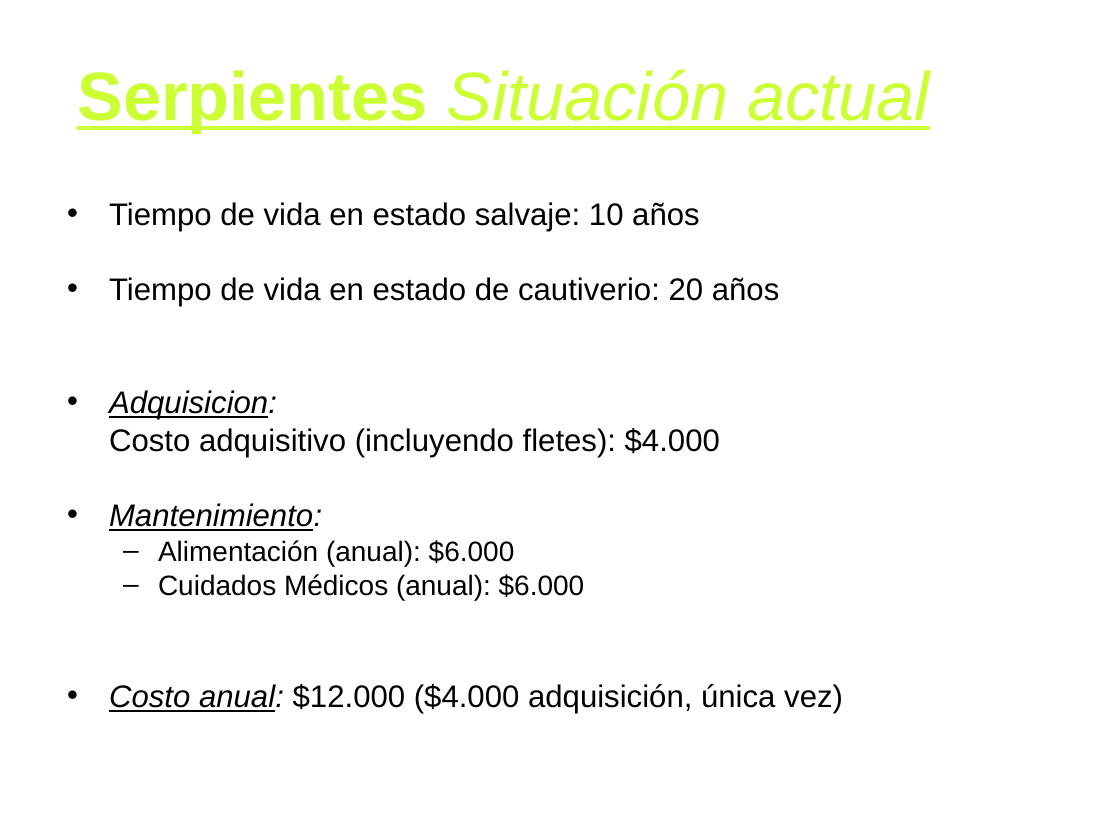
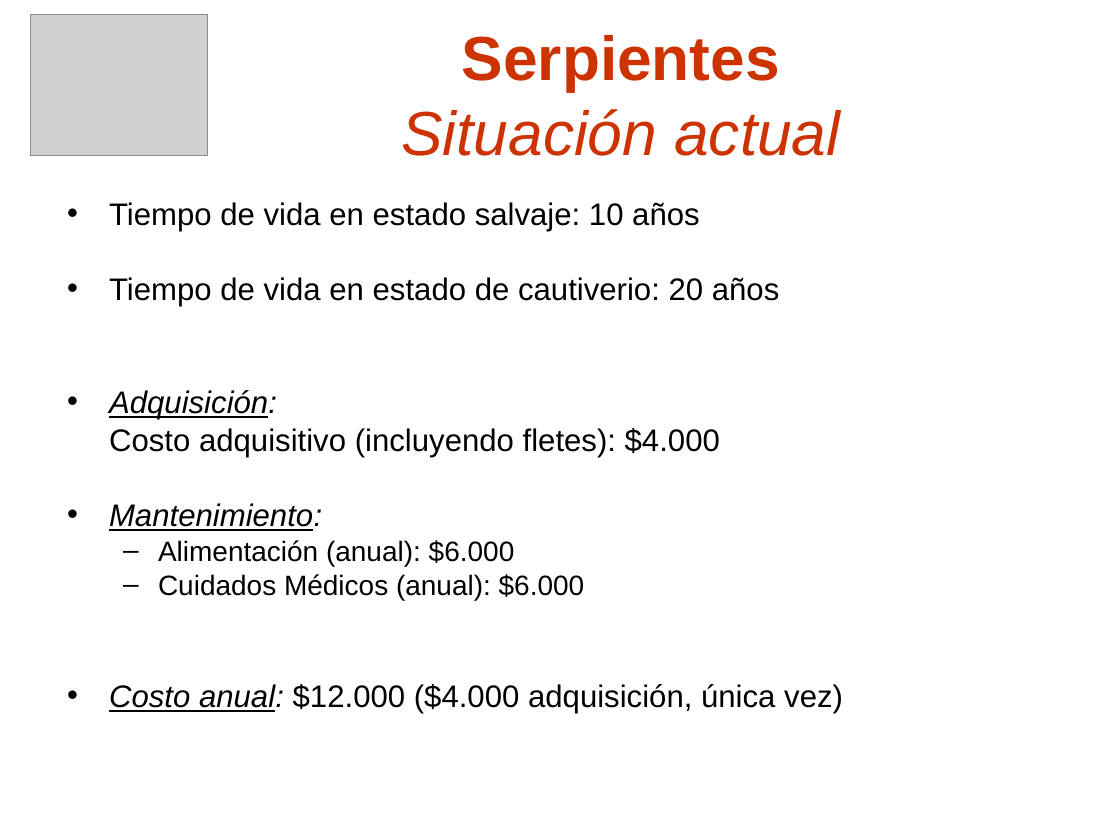
Before and after one commit to nicohen/taller-desarrollo-proyectos-i, a slide deck: slide 8 of Presentaciones/Demo Gerencial.ppt (slide 9 before the commit). Drawn at 1120x840 pixels with LibreOffice and Linux fonts; fonts in the diff are those of the drawing; grey boxes stand for pictures; background and template pictures are left out. Boxes give left, top, right and bottom in pixels: in the first picture for what was removed or moved away, otherwise in the second. Text is boxed around its words. In the diff, an @@ line names an element or a change of style, - is before the commit and + after.

```diff
--- a/Presentaciones/Demo Gerencial.ppt
+++ b/Presentaciones/Demo Gerencial.ppt
@@ picture added at [30, 15, 207, 156] @@
@@ title "Serpientes Situación actual": place and size @@
-title "Serpientes Situación actual" at [77, 69, 930, 133]
+title "Serpientes Situación actual" at [401, 35, 840, 156]
@@ title "Serpientes Situación actual" at [401, 35, 840, 156]: size 44 to 40 pt, text colour #CCFF33 to #CC3300, underline off @@
@@ text at [109, 390, 277, 420]: text changed @@
-• Adquisicion:
+• Adquisición:
```
Also in this commit, not shown: 9 other slides changed, 6 slides added, 1 slide removed.
